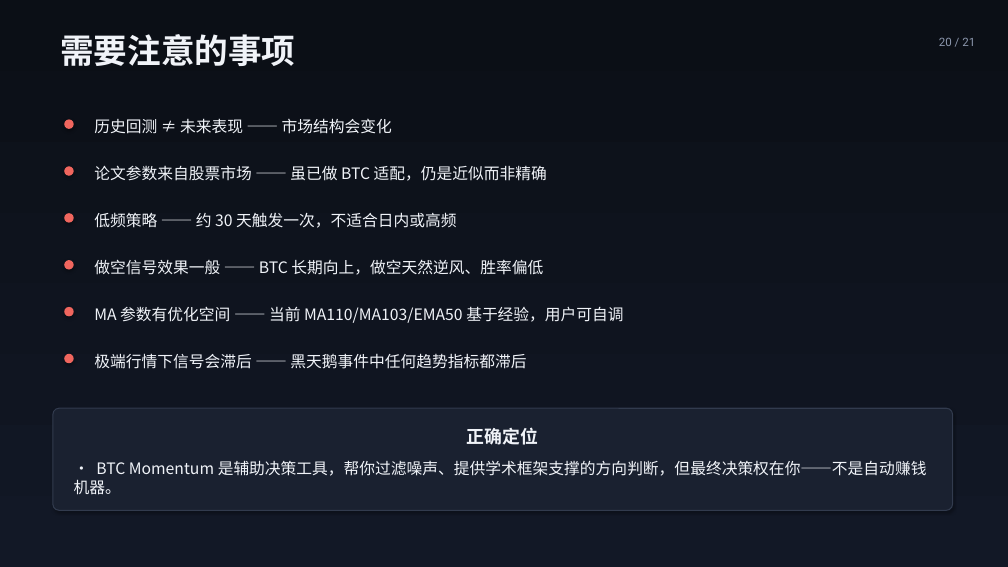
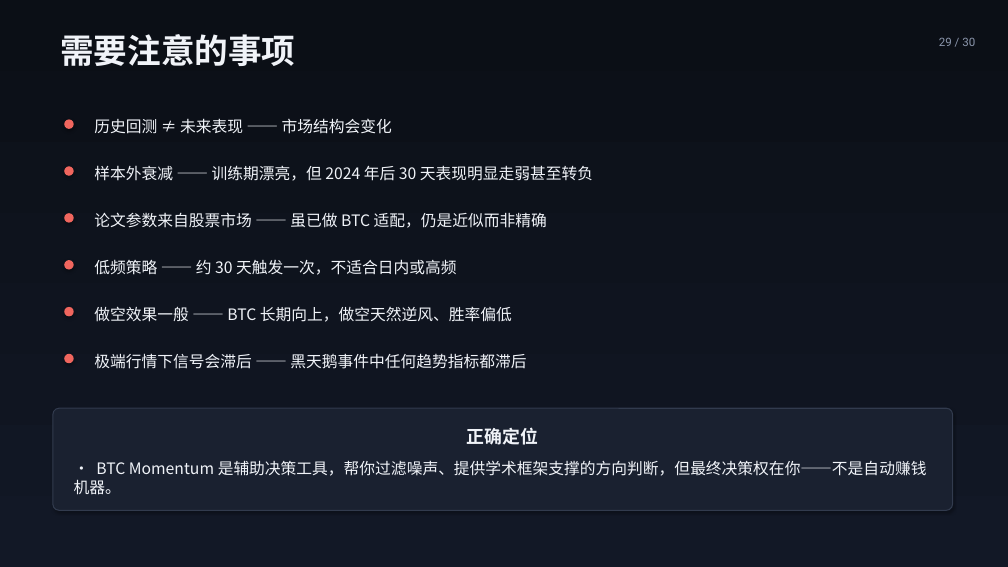
Before and after one commit to hhysteric/btc-momentum-pro, a slide deck: slide 29 of BTC_Momentum_演示.pptx (slide 20 before the commit). Drawn at 1008x567 pixels with LibreOffice and Linux fonts; fonts in the diff are those of the drawing. Boxes give left, top, right and bottom in pixels: in the first picture for what was removed or moved away, otherwise in the second. Text is boxed around its words. In the diff, an @@ line names an element or a change of style, - is before the commit and + after.

```diff
--- a/BTC_Momentum_演示.pptx
+++ b/BTC_Momentum_演示.pptx
@@ text at [939, 37, 975, 46]: text changed @@
-20 / 21
+29 / 30
@@ text added at [94, 165, 593, 181], 15 pt, text #F0F3F8 @@
+样本外衰减 —— 训练期漂亮，但 2024 年后 30 天表现明显走弱甚至转负
@@ text "论文参数来自股票市场 —— 虽已做 BTC 适配，仍是近似而非精确": place and size @@
-text "论文参数来自股票市场 —— 虽已做 BTC 适配，仍是近似而非精确" at [94, 165, 547, 181]
+text "论文参数来自股票市场 —— 虽已做 BTC 适配，仍是近似而非精确" at [94, 212, 547, 228]
@@ text "低频策略 —— 约 30 天触发一次，不适合日内或高频": place and size @@
-text "低频策略 —— 约 30 天触发一次，不适合日内或高频" at [94, 212, 456, 228]
+text "低频策略 —— 约 30 天触发一次，不适合日内或高频" at [94, 259, 456, 275]
@@ text at [94, 306, 512, 322]: text changed @@
-做空信号效果一般 —— BTC 长期向上，做空天然逆风、胜率偏低
+做空效果一般 —— BTC 长期向上，做空天然逆风、胜率偏低
@@ text removed at [94, 306, 623, 323] @@
-MA 参数有优化空间 —— 当前 MA110/MA103/EMA50 基于经验，用户可自调
```
Also in this commit, not shown: 13 other slides changed, 15 slides added, 6 slides removed, 2 other files.
